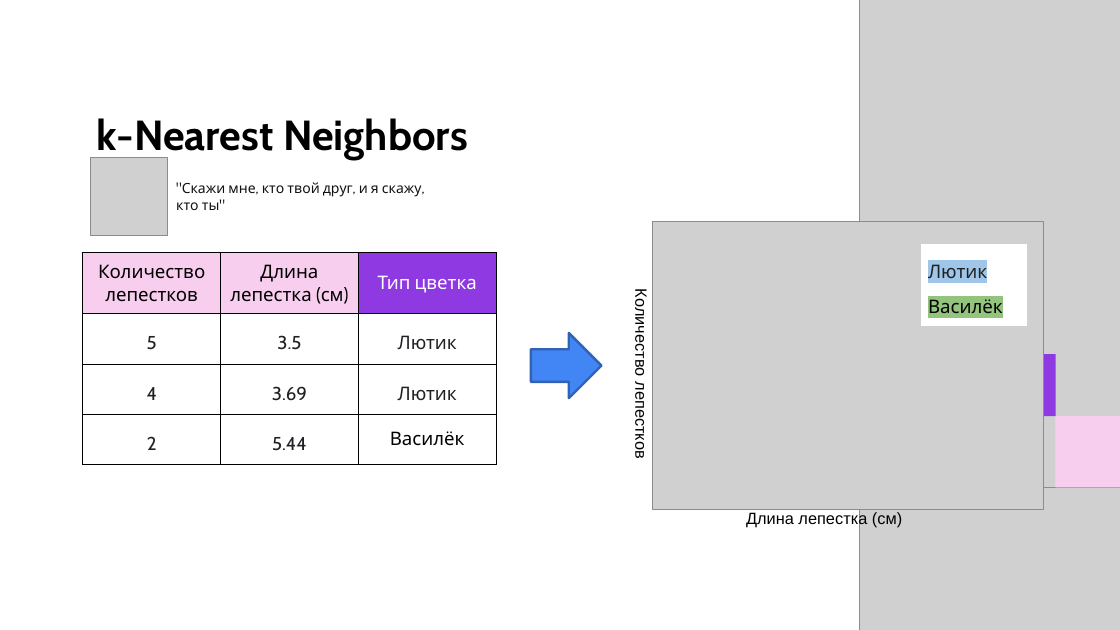
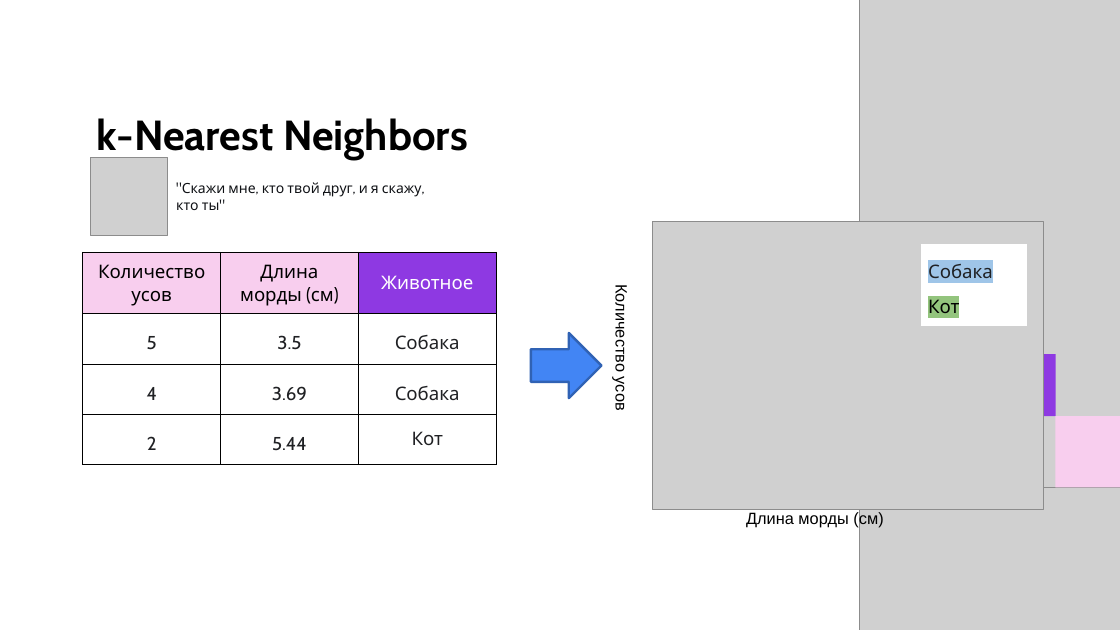
Before and after one commit to Ulatel/course_tsu_2026, a slide deck: slide 72 of Модуль 1. Введение в ML/1_Лекция.pptx. Drawn at 1120x630 pixels with LibreOffice and Linux fonts; fonts in the diff are those of the drawing; grey boxes stand for pictures. Boxes give left, top, right and bottom in pixels: in the first picture for what was removed or moved away, otherwise in the second. Text is boxed around its words. In the diff, an @@ line names an element or a change of style, - is before the commit and + after.

```diff
--- a/Модуль 1. Введение в ML/1_Лекция.pptx
+++ b/Модуль 1. Введение в ML/1_Лекция.pptx
@@ table at [83, 252, 497, 465] @@
-row 1: Количество лепестков | Длина лепестка (см) | Тип цветка
+row 1: Количество усов | Длина морды (см) | Животное
-row 2, column 3: Лютик
+row 2, column 3: Собака
-row 3, column 3: Лютик
+row 3, column 3: Собака
-row 4, column 3: Василёк
+row 4, column 3: Кот
@@ table at [922, 245, 1027, 323] @@
-row 1, column 1: Лютик
+row 1, column 1: Собака
-row 2, column 1: Василёк
+row 2, column 1: Кот
@@ text at [612, 292, 630, 410]: text changed @@
-Количество лепестков
+Количество усов
@@ text at [746, 511, 883, 528]: text changed @@
-Длина лепестка (см)
+Длина морды (см)
```
Also in this commit, not shown: 5 other slides changed, 4 other files.
